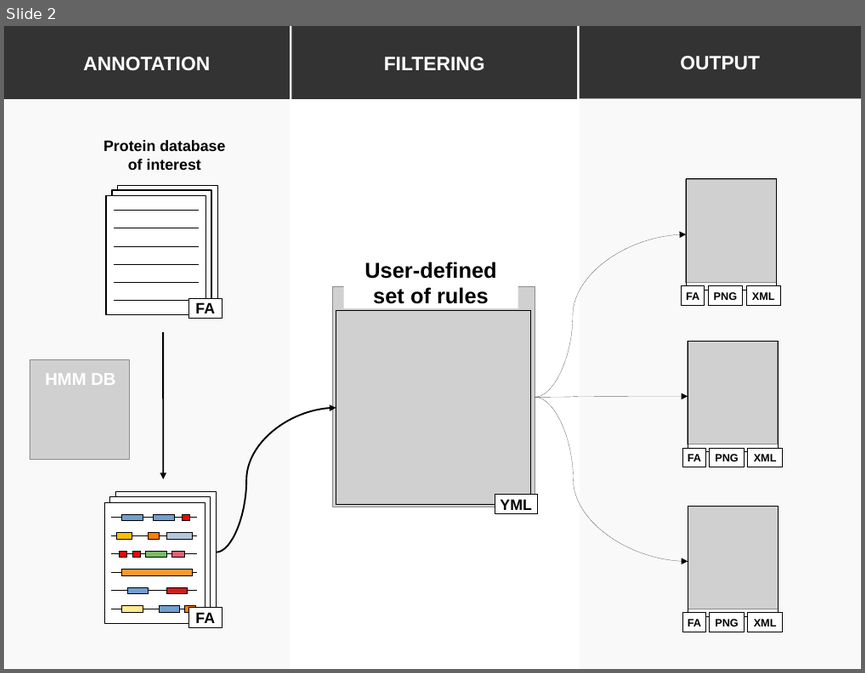
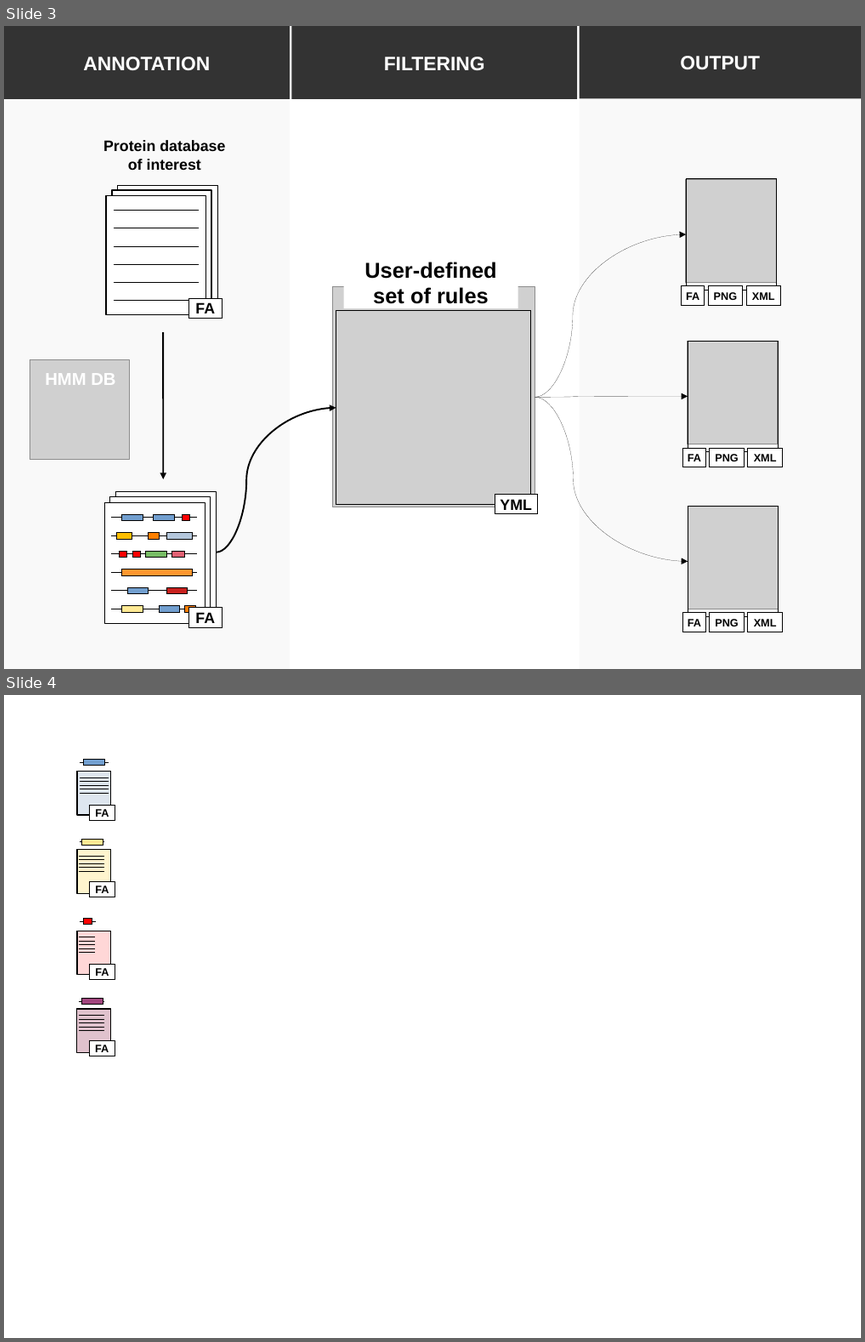
Before and after one commit to nchePortfolio/cusProSe, a slide deck: docs/prosecda/cusprose_pipeline.odp. Shown one above the other, each under a label of ours: slide 2 before the commit, slides 3 and 4 after it. The pictures are 865x673 and 865x1342 pixels, drawn with LibreOffice and Linux fonts; fonts in the diff are those of the drawing; grey boxes stand for pictures. Boxes give left, top, right and bottom in pixels: in the first picture for what was removed or moved away, otherwise in the second. Text is boxed around its words. In the diff, an @@ line names an element or a change of style, - is before the commit and + after.

```diff
--- a/docs/prosecda/cusprose_pipeline.odp
+++ b/docs/prosecda/cusprose_pipeline.odp
@@ slide 4 added at box(4, 695, 861, 1338), background #FFFFFF @@
@@ line added from (80, 763) to (109, 763), #000000 0 pt @@
@@ rectangle added at box(83, 760, 105, 766), fill #729FCF, outline #000000 0 pt @@
@@ group added at box(77, 771, 115, 821): 5 lines, 2 rectangles @@
+FA
@@ line added from (80, 842) to (104, 842), #000000 0 pt @@
@@ rectangle added at box(81, 839, 103, 845), fill #FFE994, outline #000000 0 pt @@
@@ group added at box(77, 850, 110, 893): 5 lines, 1 rectangle @@
@@ rectangle added at box(90, 882, 115, 897), fill #FFFFFF, outline #000000 0 pt, 10 pt, text #000000, bold @@
+FA
@@ line added from (80, 921) to (95, 921), #000000 0 pt @@
@@ rectangle added at box(83, 919, 92, 925), fill #FF0000, outline #000000 0 pt @@
@@ group added at box(77, 930, 110, 974): 5 lines, 1 rectangle @@
@@ rectangle added at box(90, 964, 115, 980), fill #FFFFFF, outline #000000 0 pt, 10 pt, text #000000, bold @@
+FA
@@ rectangle added at box(81, 998, 103, 1004), fill #A1467E, outline #000000 0 pt @@
@@ line added from (80, 1001) to (104, 1001), #000000 0 pt @@
@@ group added at box(77, 1009, 110, 1053): 5 lines, 1 rectangle @@
@@ rectangle added at box(90, 1041, 115, 1056), fill #FFFFFF, outline #000000 0 pt, 10 pt, text #000000, bold @@
+FA
@@ what was slide 2 is now slide 3 @@
```
Also in this commit, not shown: 1 slide changed, 1 other slide added, 1 slide removed, 2 other files.
